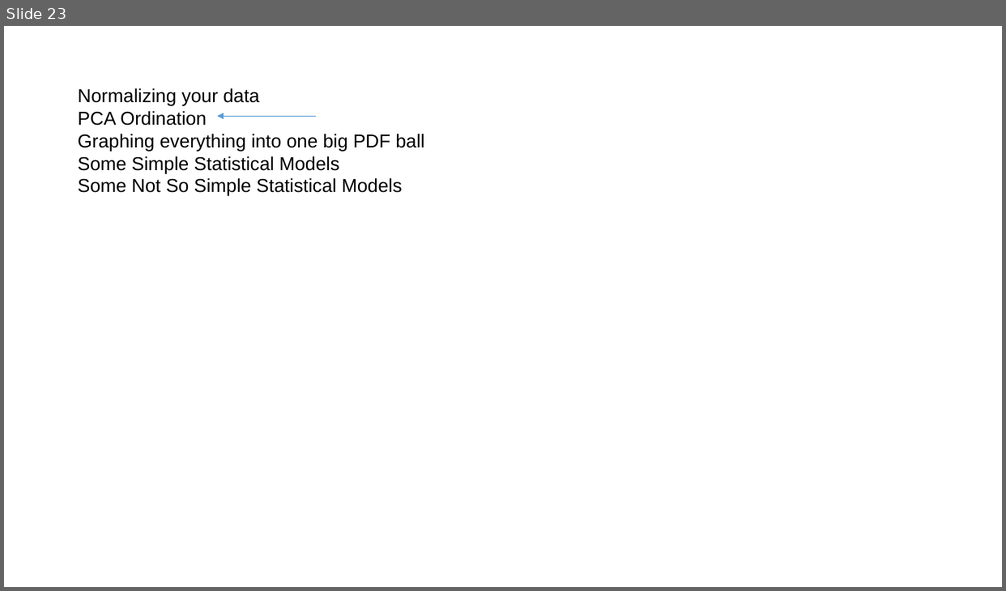
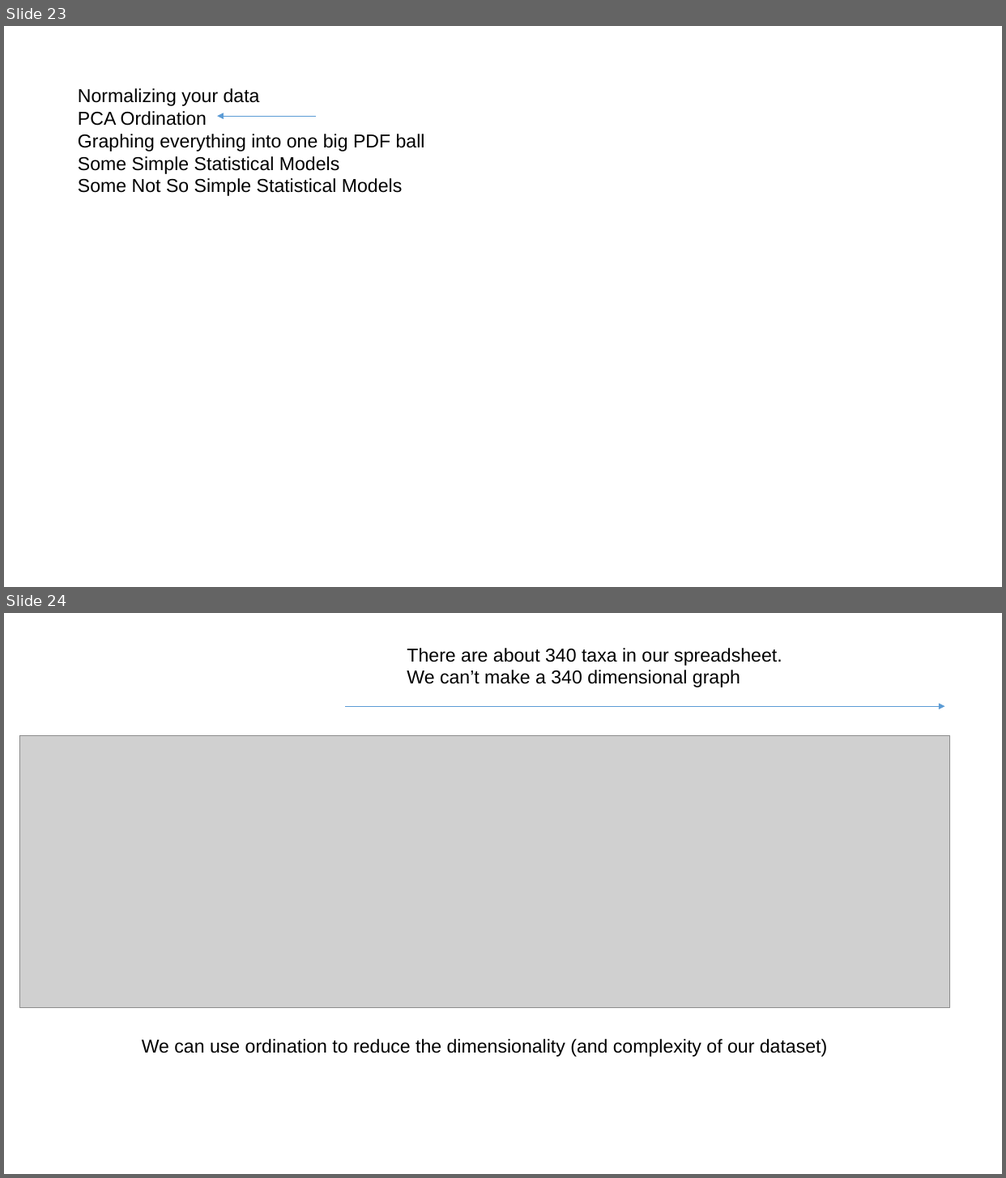
Before and after one commit to afodor/afodor.github.io, a slide deck: classes/ChapelHill2018/ch.pptx. Shown one above the other, each under a label of ours: slide 23 before the commit, slides 23 and 24 after it. The pictures are 1006x591 and 1006x1178 pixels, drawn with LibreOffice and Linux fonts; fonts in the diff are those of the drawing; grey boxes stand for pictures. Boxes give left, top, right and bottom in pixels: in the first picture for what was removed or moved away, otherwise in the second. Text is boxed around its words. In the diff, an @@ line names an element or a change of style, - is before the commit and + after.

```diff
--- a/classes/ChapelHill2018/ch.pptx
+++ b/classes/ChapelHill2018/ch.pptx
@@ slide 24 added at (4,613,1002,1174), background #FFFFFF @@
@@ text added at (407,648,782,688), 18 pt, text #000000 @@
+There are about 340 taxa in our spreadsheet.
+We can’t make a 340 dimensional graph
@@ arrow added from (345, 707) to (945, 707), #5B9BD5 0.5 pt @@
@@ picture added at (19,736,949,1008) @@
@@ text added at (142,1039,827,1057), 18 pt, text #000000 @@
+We can use ordination to reduce the dimensionality (and complexity of our dataset)
```
Also in this commit, not shown: 21 other slides added.
